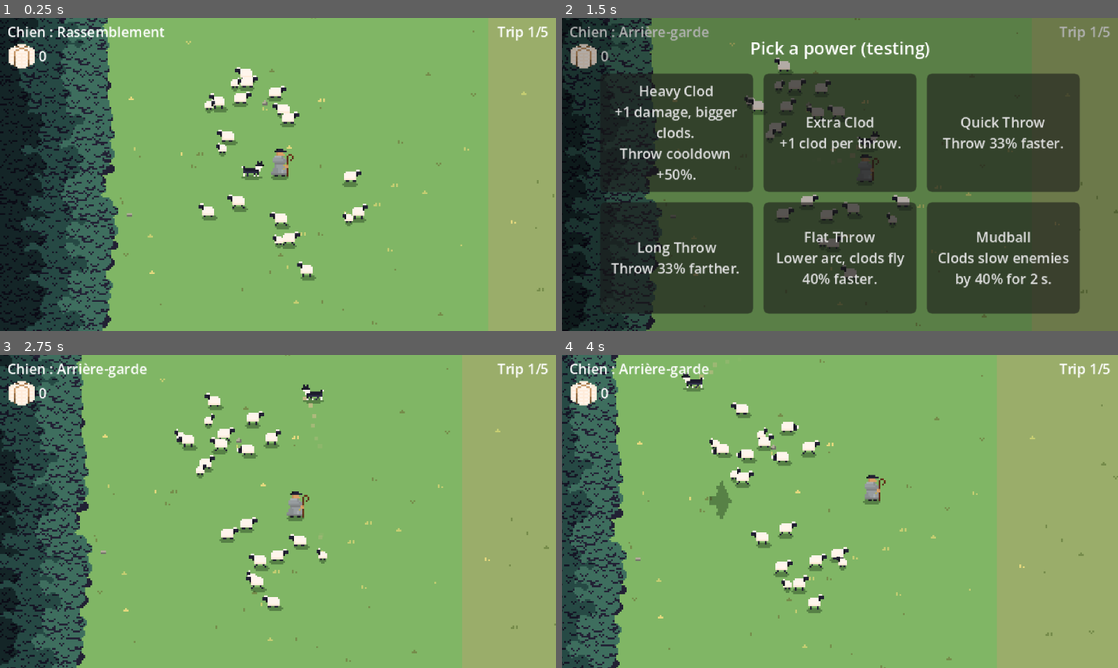
Above: before the commit, frames 1-4 (two rows, left to right).
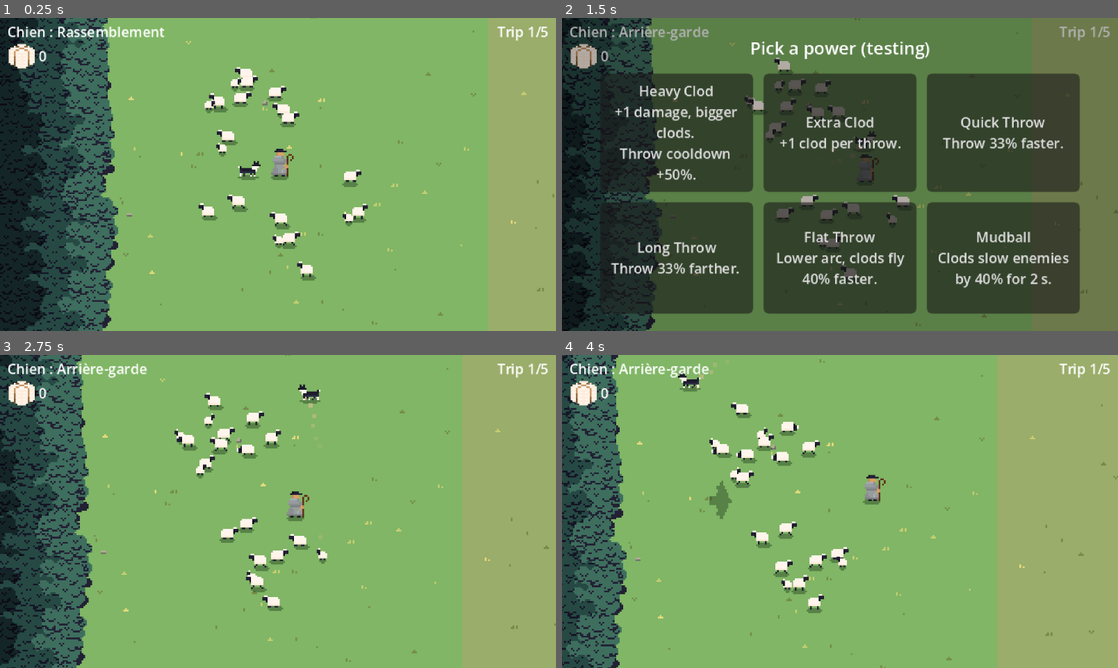
Above: after the commit, the same moments.

Repository: jaimegomesparente/wooly-caravan
Game: Godot game, scene res://scenes/main/main.tscn
The game is run twice, just before and just after one commit, with the same random seed, the same clock (stepped at 60 frames per second) and the same inputs.
Inputs (mouse positions are in pixels of both pictures, inside the frame that each line leads up to):
- Up to frame 1 (0.25 s): no input
- Up to frame 2 (1.5 s): move the mouse to (962, 158) at 0.52 s; hold Right (move_right) 0.53-1.28 s; tap Space (dog_mode) at 0.6 s; move the mouse to (728, 190) at 1.27 s; hold Down (move_down) from 1.28 s (still down); tap P (pick_power) at 1.35 s
- Up to frame 3 (2.75 s): release Down (move_down) at 2 s; click "Heavy Clod +1 damage, bigger …" at 2 s
- Up to frame 4 (4 s): move the mouse to (895, 442) at 2.77 s; hold Right (move_right) 2.78-3.53 s; tap E (spawn_eagle) at 2.85 s; move the mouse to (812, 574) at 3.52 s; hold Up (move_up) from 3.53 s (still down); tap L (spawn_wolf) at 3.6 s

The runs differ from the first frame. In frame 1, 0.1% of the frame differs, in the area x 42-48%, y 45-52%; in frame 2, less than 0.1%; in frame 3, 0.1%; in frame 4, 0.1%, in the area x 20-26%, y 5-12%.

Commit message:
feat(dog): collision boxes flip with the dog and wolf sprites

Diff:
--- a/entities/dog/dog.gd
+++ b/entities/dog/dog.gd
@@ -39,6 +39,10 @@
 var resting: bool = false
 
 @onready var _sprite: AnimatedSprite2D = $AnimatedSprite2D
+@onready var _shape: CollisionShape2D = $CollisionShape2D
+## Horizontal offset of the collision when facing right; flipped, it is mirrored around the
+## sprite's center like the sprite's pixels.
+@onready var _shape_offset_x: float = _shape.position.x
 
 
 func _ready() -> void:
@@ -242,6 +246,8 @@
 func _update_animation() -> void:
 	if absf(velocity.x) > FLIP_THRESHOLD:
 		_sprite.flip_h = velocity.x < 0.0
+		var axis := _sprite.position.x + _sprite.offset.x
+		_shape.position.x = 2.0 * axis - _shape_offset_x if _sprite.flip_h else _shape_offset_x
 	var moving := _speed > FLIP_THRESHOLD
 	# Let a bark finish while standing still, or while braking to bark at the wolf.
 	if (not moving or _barking) and _sprite.animation == &"bark" and _sprite.is_playing():
--- a/entities/dog/dog.tscn
+++ b/entities/dog/dog.tscn
@@ -102,7 +102,7 @@
 }]
 
 [sub_resource type="RectangleShape2D" id="RectangleShape2D_body"]
-size = Vector2(12, 8)
+size = Vector2(12, 5.5)
 
 [node name="Dog" type="CharacterBody2D" unique_id=726092661 groups=["dog"]]
 collision_layer = 8
@@ -111,16 +111,17 @@
 script = ExtResource("1_script")
 data = ExtResource("2_data")
 
-[node name="Shadow" parent="." node_paths=PackedStringArray("sprite") unique_id=162964064 instance=ExtResource("shadow_fx")]
+[node name="Shadow" parent="." unique_id=162964064 node_paths=PackedStringArray("sprite") instance=ExtResource("shadow_fx")]
+instance_shader_parameters/size = Vector2(12, 3)
+position = Vector2(-2, 0)
+size = Vector2i(12, 3)
 sprite = NodePath("../AnimatedSprite2D")
-instance_shader_parameters/size = Vector2(12, 3)
-size = Vector2i(12, 3)
 
 [node name="Dust" parent="." unique_id=1300479480 instance=ExtResource("3_dust")]
 min_speed = 50.0
 
 [node name="AnimatedSprite2D" type="AnimatedSprite2D" parent="." unique_id=1071774784]
-position = Vector2(0, -5)
+position = Vector2(-2, -5)
 sprite_frames = SubResource("SpriteFrames_dog")
 animation = &"bark"
 autoplay = "idle"
@@ -129,5 +130,5 @@
 offset = Vector2(2, 0)
 
 [node name="CollisionShape2D" type="CollisionShape2D" parent="." unique_id=726051838]
-position = Vector2(0, -4)
+position = Vector2(-2, -4)
 shape = SubResource("RectangleShape2D_body")
--- a/entities/sheep/lamb.tscn
+++ b/entities/sheep/lamb.tscn
@@ -52,5 +52,5 @@
 animation = &"idle"
 
 [node name="CollisionShape2D" type="CollisionShape2D" parent="." unique_id=1554950129]
-position = Vector2(0, -2)
+position = Vector2(0, -3)
 shape = SubResource("RectangleShape2D_lamb")
--- a/entities/sheep/ram.tscn
+++ b/entities/sheep/ram.tscn
@@ -142,8 +142,8 @@
 position = Vector2(4, -8)
 sprite_frames = SubResource("SpriteFrames_ram")
 animation = &"graze"
-frame_progress = 0.4595437
+frame_progress = 0.36457786
 
 [node name="CollisionShape2D" type="CollisionShape2D" parent="." unique_id=2045204996]
-position = Vector2(0.009765625, -4)
+position = Vector2(0, -5)
 shape = SubResource("RectangleShape2D_ram")
--- a/entities/wolf/wolf.gd
+++ b/entities/wolf/wolf.gd
@@ -33,6 +33,10 @@
 var _prey: Sheep
 
 @onready var _sprite: AnimatedSprite2D = $AnimatedSprite2D
+@onready var _shape: CollisionShape2D = $CollisionShape2D
+## Horizontal offset of the collision when facing right; flipped, it is mirrored around the
+## sprite's center like the sprite's pixels.
+@onready var _shape_offset_x: float = _shape.position.x
 ## Where the caught sheep stands (its feet), facing right; mirrored when the sprite is flipped.
 @onready var _prey_point: Marker2D = $PreyPoint
 
@@ -269,6 +273,8 @@
 		facing_x = cos(_heading) * FLIP_THRESHOLD * 2.0
 	if absf(facing_x) > FLIP_THRESHOLD:
 		_sprite.flip_h = facing_x < 0.0
+		var axis := _sprite.position.x + _sprite.offset.x
+		_shape.position.x = 2.0 * axis - _shape_offset_x if _sprite.flip_h else _shape_offset_x
 
 
 ## Howls once while telegraphing, drags while holding a sheep, otherwise runs or stands.
